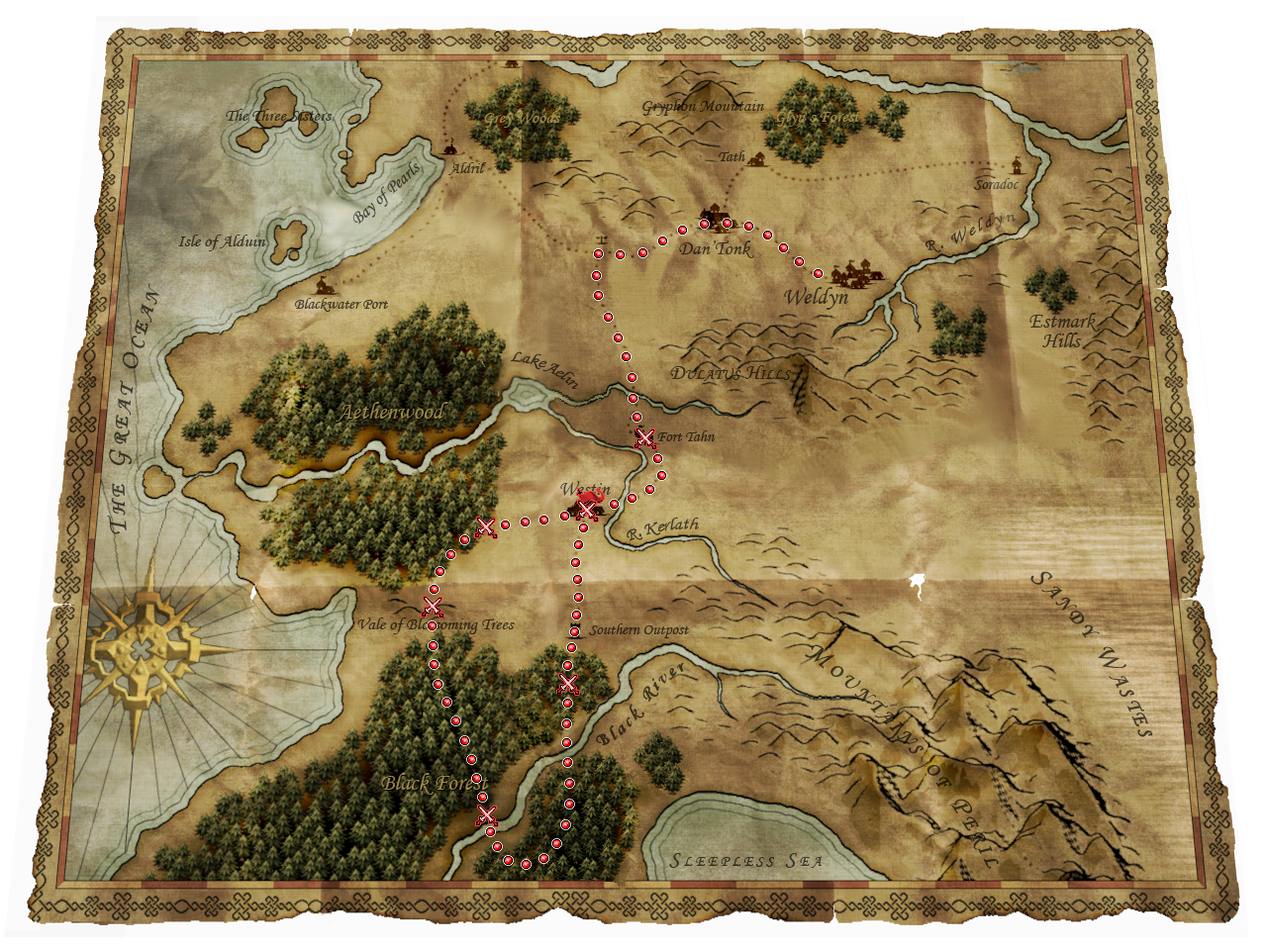
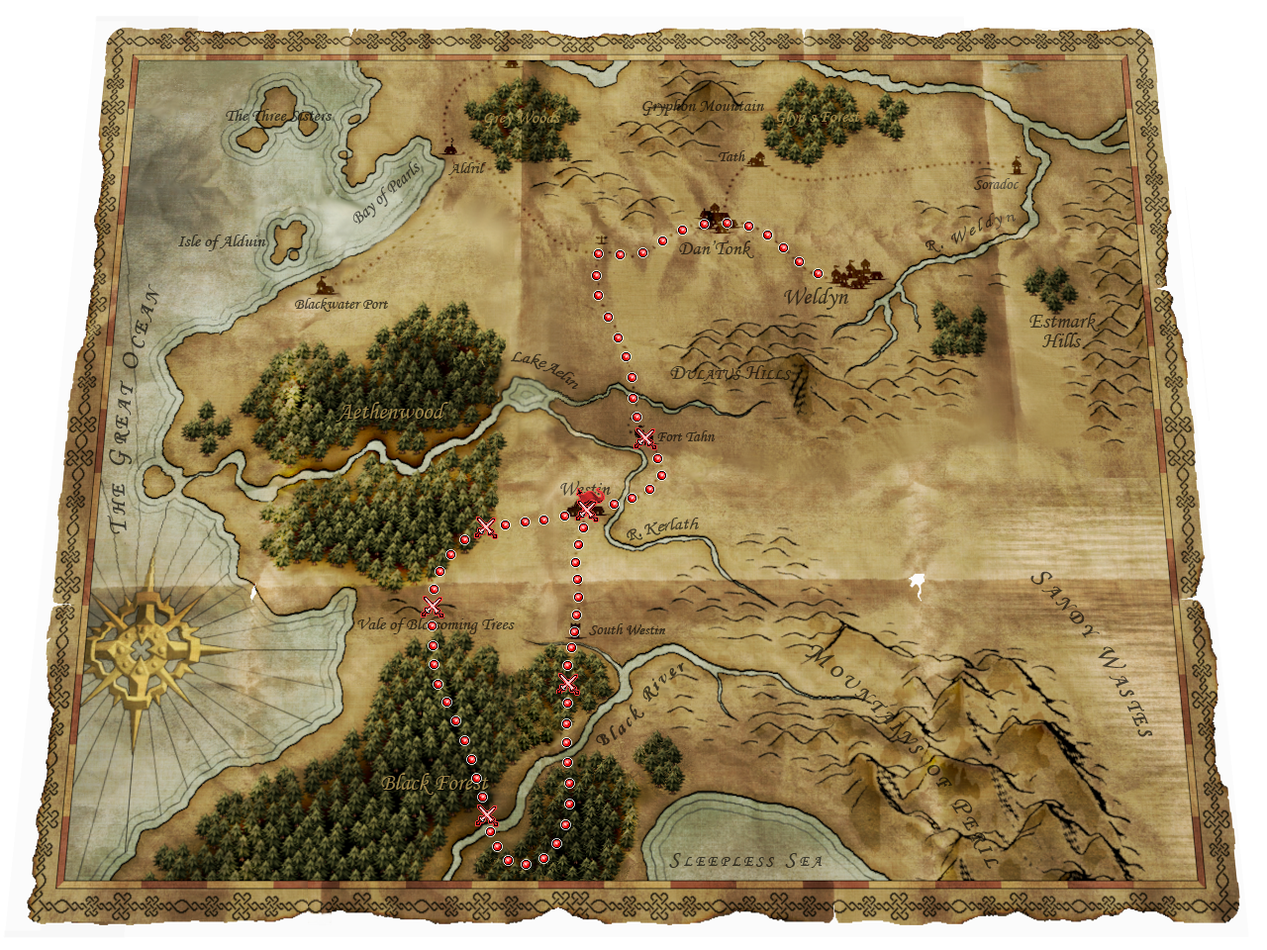
Comparing the layer stacks of the two 1267 x 950 images. Changes:
painted on "tsg.webp" over box(518, 623, 689, 895)
